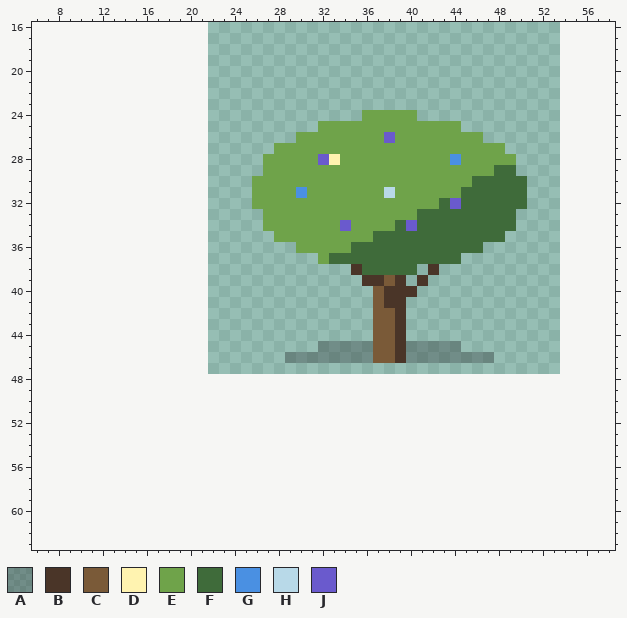
Two states of a pixel-art file, game/pixel-plants/lan-hua-ying.aseprite. The first picture shows the starting point.
32x32 pixels, 1 frame. Shown: x 6..58, y 16..63. The old version is drawn lined up with the new one, on the new canvas.
Visible layers, top first: "glint", "core", "bloom-shade", "bloom", "leaf", "stem", "shadow" opacity 30%.
Palette (. is transparent): A #1a1a204c  B #4a3528  C #7a5a38  D #fff3b0  E #6fa34a  F #3f6b3a  G #4a90e2  H #b8d9e8  J #6a5acd
Pixels before (only the part around the change), first column x 6:
16 .....................................................
17 .....................................................
18 .....................................................
19 .....................................................
20 .....................................................
21 .....................................................
22 .....................................................
23 .....................................................
24 ..............................EEEEE..................
25 ..........................EEEEEEEEEEEEE..............
26 ........................EEEEEEEEJEEEEEEEE............
27 ......................EEEEEEEEEEEEEEEEEEEEE..........
28 .....................EEEEEJDEEEEEEEEEEGEEEEE.........
29 .....................EEEEEEEEEEEEEEEEEEEEEFF.........
30 ....................EEEEEEEEEEEEEEEEEEEEFFFFF........
31 ....................EEEEGEEEEEEEHEEEEEEFFFFFF........
32 ....................EEEEEEEEEEEEEEEEEFJFFFFFF........
33 .....................EEEEEEEEEEEEEEFFFFFFFFF.........
34 .....................EEEEEEEJEEEEFJFFFFFFFFF.........
35 ......................EEEEEEEEEFFFFFFFFFFFF..........
36 ........................EEEEEFFFFFFFFFFFF............
37 ..........................EFFFFFFFFFFFF..............
38 .............................BFFFFF.B................
39 ..............................BBCB.B.................
40 ...............................CBBB..................
41 ...............................CBB...................
42 ...............................CCB...................
43 ...............................CCB...................
44 ...............................CCB...................
45 ..........................AAAAACCBAAAAA..............
46 .......................AAAAAAAACCBAAAAAAAA...........
47 .....................................................
48 .....................................................
49 .....................................................
50 .....................................................
51 .....................................................
52 .....................................................
53 .....................................................
54 .....................................................
55 .....................................................
56 .....................................................
57 .....................................................
58 .....................................................
59 .....................................................
60 .....................................................
61 .....................................................
62 .....................................................
63 .....................................................
The same view after the edit:
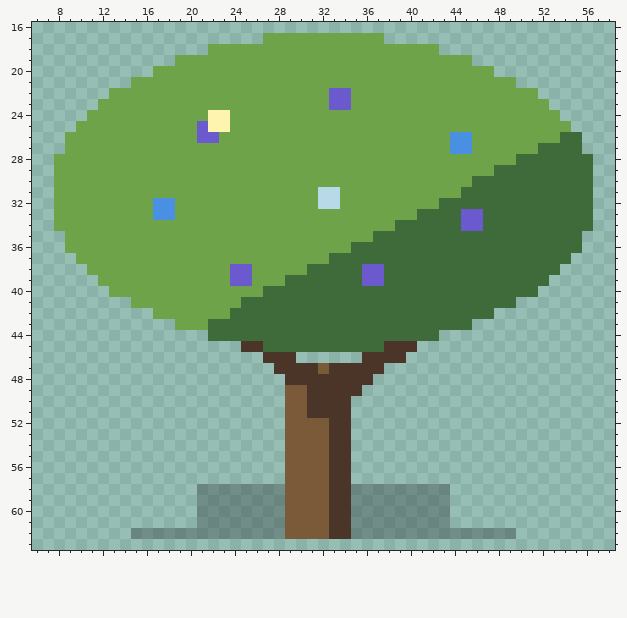
What changed:
canvas 32x32 -> 64x64, the old top-left corner now at 22,16
Changed rows in their new state; - is an unchanged pixel.
first column x 8:
17 -------------------EEEEEEEEEEE-------------------
18 --------------EEEEEEEEEEEEEEEEEEEEE--------------
19 -----------EEEEEEEEEEEEEEEEEEEEEEEEEEE-----------
20 ---------EEEEEEEEEEEEEEEEEEEEEEEEEEEEEEE---------
21 -------EEEEEEEEEEEEEEEEEEEEEEEEEEEEEEEEEEE-------
22 -----EEEEEEEEEEEEEEEEEEEEJJEEEEEEEEEEEEEEEEE-----
23 ----EEEEEEEEEEEEEEEEEEEEEJJEEEEEEEEEEEEEEEEEE----
24 ---EEEEEEEEEEEDDEEEEEEEEEEEE-----EEEEEEEEEEEEE---
25 --EEEEEEEEEEEJDDEEEEEEEE-------------EEEEEEEEEE--
26 -EEEEEEEEEEEEJJEEEEEEE--------E-----GG-EEEEEEEFF-
27 -EEEEEEEEEEEEEEEEEEE----------------GG---EEEFFFF-
28 EEEEEEEEEEEEEEEEEEE-----EE----------E-----FFFFFFF
29 EEEEEEEEEEEEEEEEEEE-----------------------FFFFFFF
30 EEEEEEEEEEEEEEEEEE-------------------------FFFFFF
31 EEEEEEEEEEEEEEEEEE----E-HH----E------------FFFFFF
32 EEEEEEEEEGGEEEEEEE------HH----------F------FFFFFF
33 EEEEEEEEEGGEEEEEEEE------------------JJ---FFFFFFF
34 EEEEEEEEEEEEEEEEEEE-------E-----F----JJ---FFFFFFF
35 -EEEEEEEEEEEEEEEEEEE---------------------FFFFFFF-
36 -EEEEEEEEEEEEEEEEEEEEE-----------------FFFFFFFFF-
37 --EEEEEEEEEEEEEEEEEEEEEE-------------FFFFFFFFFF--
38 ---EEEEEEEEEEEEEJJEEEEEFFFFFJJ---FFFFFFFFFFFFF---
39 ----EEEEEEEEEEEEJJEEEFFFFFFFJJFFFFFFFFFFFFFFF----
40 -----EEEEEEEEEEEEEEFFFFFFFFFFFFFFFFFFFFFFFFF-----
41 -------EEEEEEEEEEFFFFFFFFFFFFFFFFFFFFFFFFF-------
42 ---------EEEEEEEFFFFFFFFFFFFFFFFFFFFFFFF---------
43 -----------EEEFFFFFFFFFFFFFFFFFFFFFFFF-----------
44 --------------FFFFFFFFFFFFFFFFFFFFF--------------
45 -----------------BBFFFFFFFFFFFB-B....------------
46 -------------------BBB......BBB-........---------
47 --------------------BBBBCBBBBB-------------------
48 ---------------------BBBBBBBB--------------------
49 ---------------------CCBBBBB---------------------
50 ---------------------CCBBBB----------------------
51 ---------------------CCBBBB----------------------
52 ---------------------CCCCBB----------------------
53 ---------------------CCCCBB----------------------
54 ---------------------CCCCBB----------------------
55 ---------------------CCCCBB----------------------
56 ---------------------CCCCBB----------------------
57 ---------------------CCCCBB----------------------
58 -------------AAAAAAAACCCCBBAAAAAAAAA-------------
59 -------------AAAAAAAACCCCBBAAAAAAAAA-------------
60 -------------AAAAAAAACCCCBBAAAAAAAAA-------------
61 -------------AAAAAAAACCCCBBAAAAAAAAA-------------
62 -------AAAAAAAAAAAAAACCCCBBAAAAAAAAAAAAAAA-------
